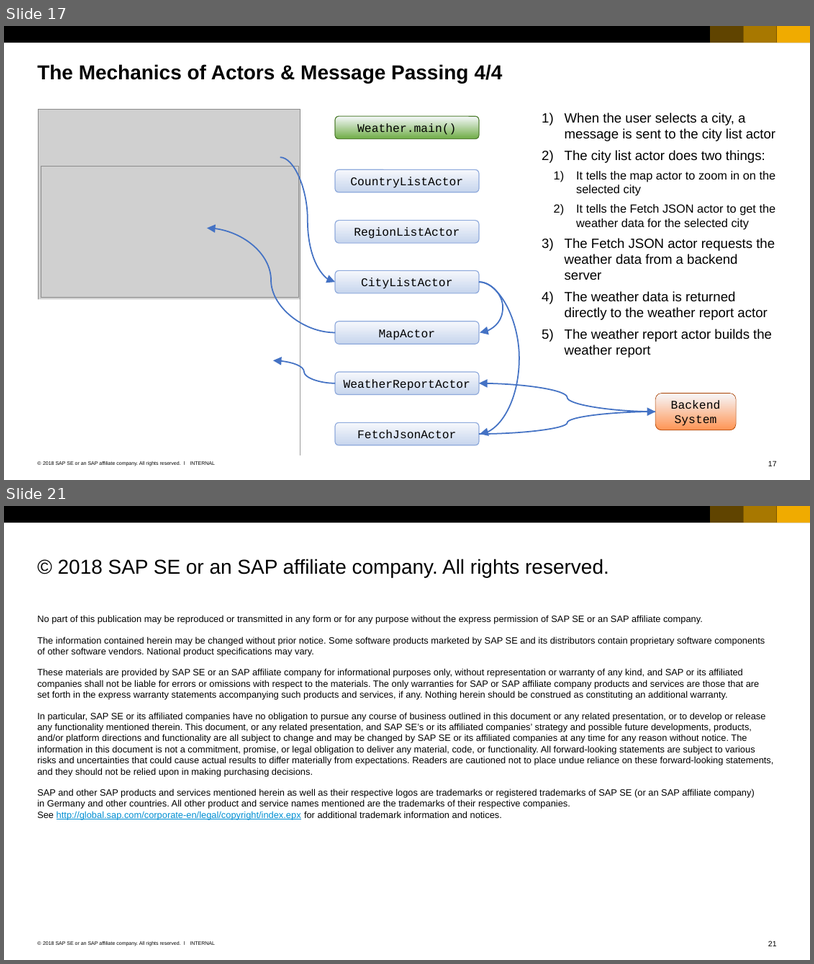
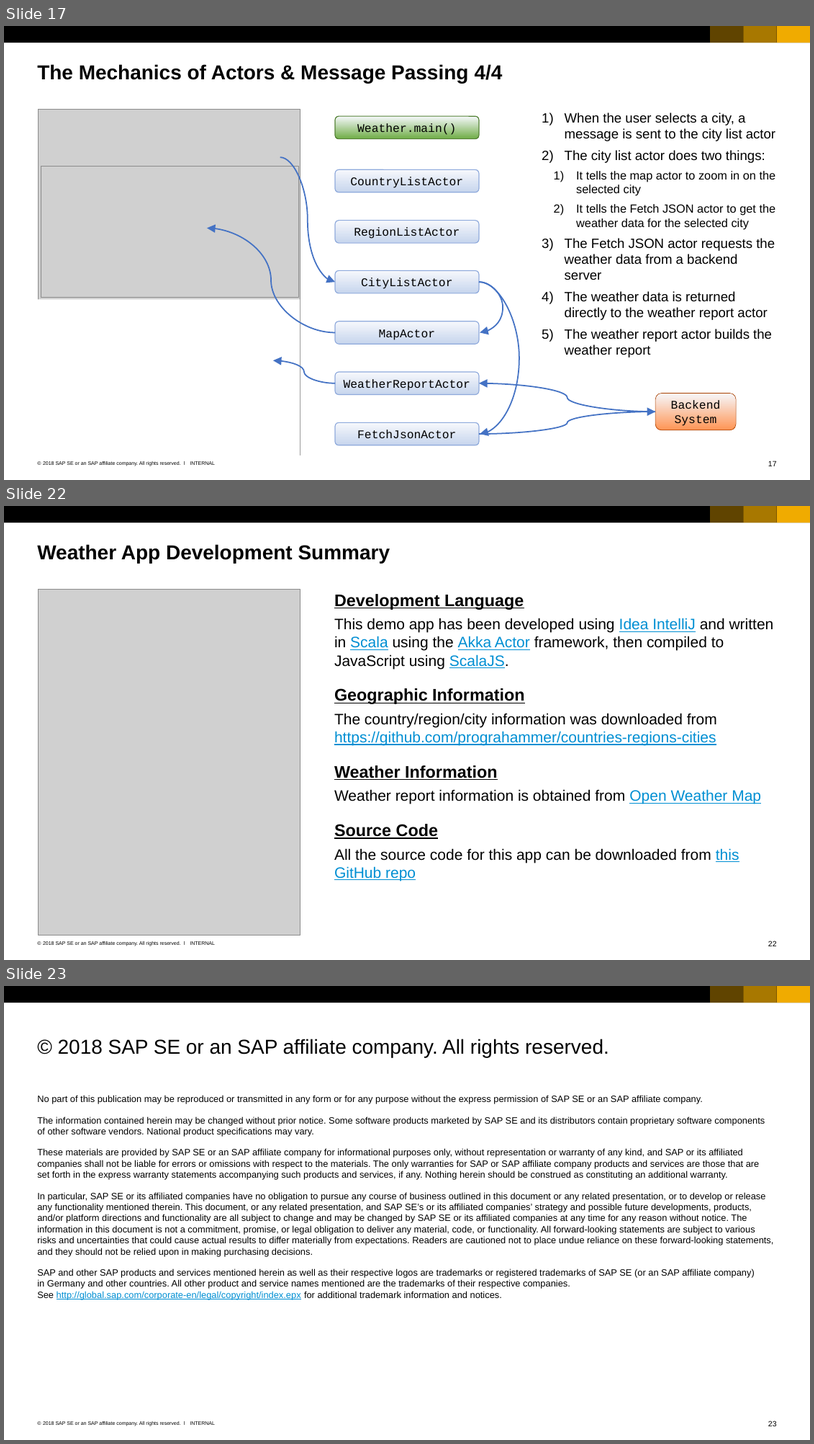
Before and after one commit to ChrisWhealy/WeatherDemo, a slide deck: documentation/Using the Actor Model.ppsx. Shown one above the other, each under a label of ours: slides 17 and 21 before the commit, slides 17, 22 and 23 after it; the slides between them are not shown. The pictures are 814x964 and 814x1444 pixels, drawn with LibreOffice and Linux fonts; fonts in the diff are those of the drawing; grey boxes stand for pictures. Boxes give left, top, right and bottom in pixels: in the first picture for what was removed or moved away, otherwise in the second. Text is boxed around its words. In the diff, an @@ line names an element or a change of style, - is before the commit and + after.

```diff
--- a/documentation/Using the Actor Model.ppsx
+++ b/documentation/Using the Actor Model.ppsx
@@ slide 22 added at (x1=4, y1=506, x2=810, y2=960), background #FFFFFF; not listed: 7 template elements that a slide beside it also shows @@
@@ title added at (x1=37, y1=544, x2=391, y2=563), 24 pt, text #000000, bold @@
+Weather App Development Summary
@@ picture added at (x1=38, y1=590, x2=300, y2=934) @@
@@ text added at (x1=334, y1=594, x2=774, y2=880), 18 pt, text #000000 @@
+Development Language
+This demo app has been developed using Idea IntelliJ and written in Scala using the Akka Actor framework, then compiled to JavaScript using ScalaJS.
+Geographic Information
+The country/region/city information was downloaded from https://github.com/prograhammer/countries-regions-cities
+Weather Information
+Weather report information is obtained from Open Weather Map
+Source Code
+All the source code for this app can be downloaded from this GitHub repo
@@ what was slide 21 is now slide 23 @@
@@ page number at (x1=769, y1=1420, x2=777, y2=1426): text changed @@
-21
+23
```
Also in this commit, not shown: 3 slides changed, 1 other slide added.
